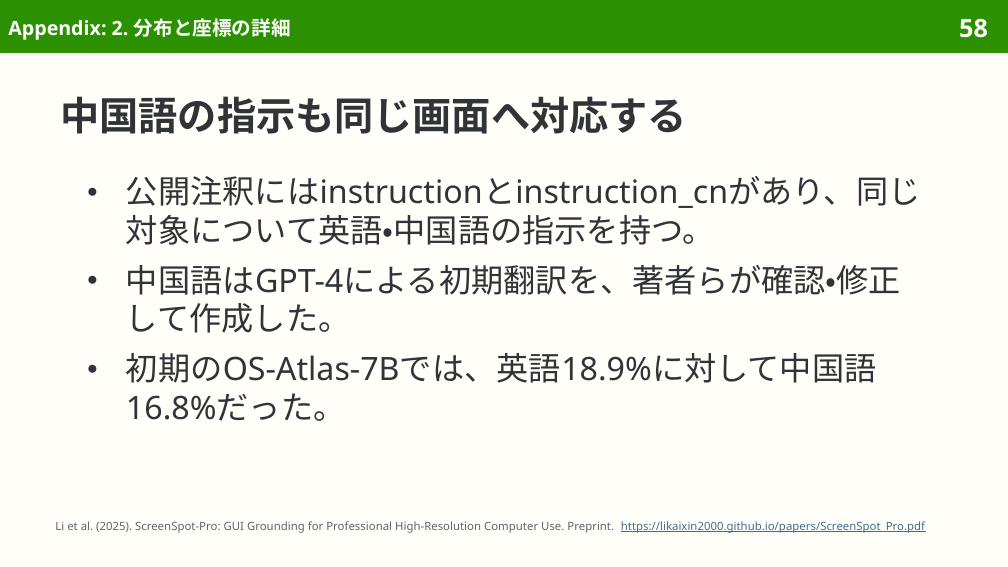
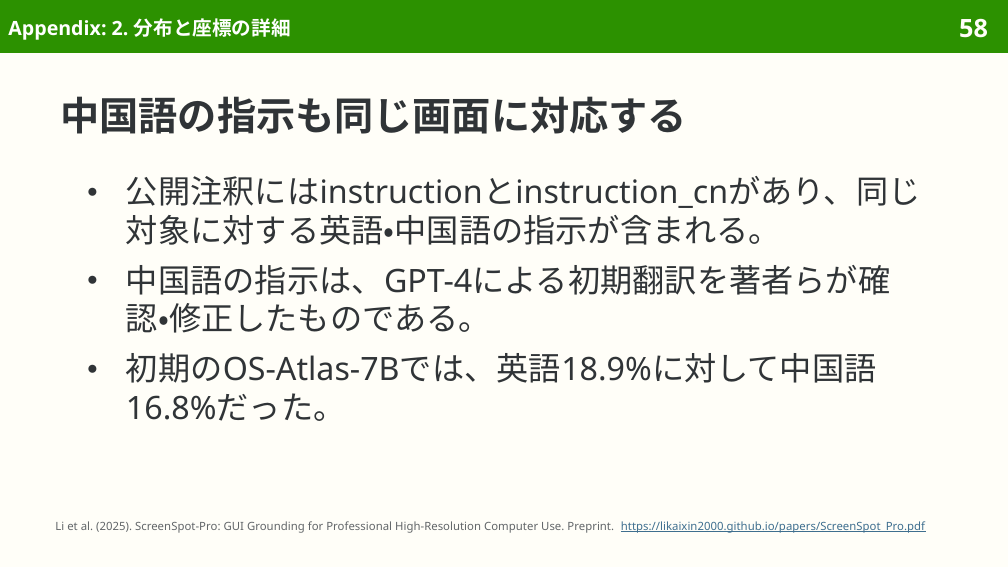
Before and after one commit to sasakiy84/datasets-in-10-minutes, a slide deck: slide 58 of slides/datasets-in-10-minutes-screenspot-pro.pptx. Drawn at 1008x567 pixels with LibreOffice and Linux fonts; fonts in the diff are those of the drawing. Boxes give left, top, right and bottom in pixels: in the first picture for what was removed or moved away, otherwise in the second. Text is boxed around its words. In the diff, an @@ line names an element or a change of style, - is before the commit and + after.

```diff
--- a/slides/datasets-in-10-minutes-screenspot-pro.pptx
+++ b/slides/datasets-in-10-minutes-screenspot-pro.pptx
@@ title at <box>60,96,686,134</box>: text changed @@
-中国語の指示も同じ画面へ対応する
+中国語の指示も同じ画面に対応する
@@ text at <box>126,176,920,333</box>: text changed @@
-● 公開注釈にはinstructionとinstruction_cnがあり、同じ対象について英語・中国語の指示を持つ。
-● 中国語はGPT-4による初期翻訳を、著者らが確認・修正して作成した。
+● 公開注釈にはinstructionとinstruction_cnがあり、同じ対象に対する英語・中国語の指示が含まれる。
+● 中国語の指示は、GPT-4による初期翻訳を著者らが確認・修正したものである。
```
Also in this commit, not shown: 11 other slides changed, 7 other files.
